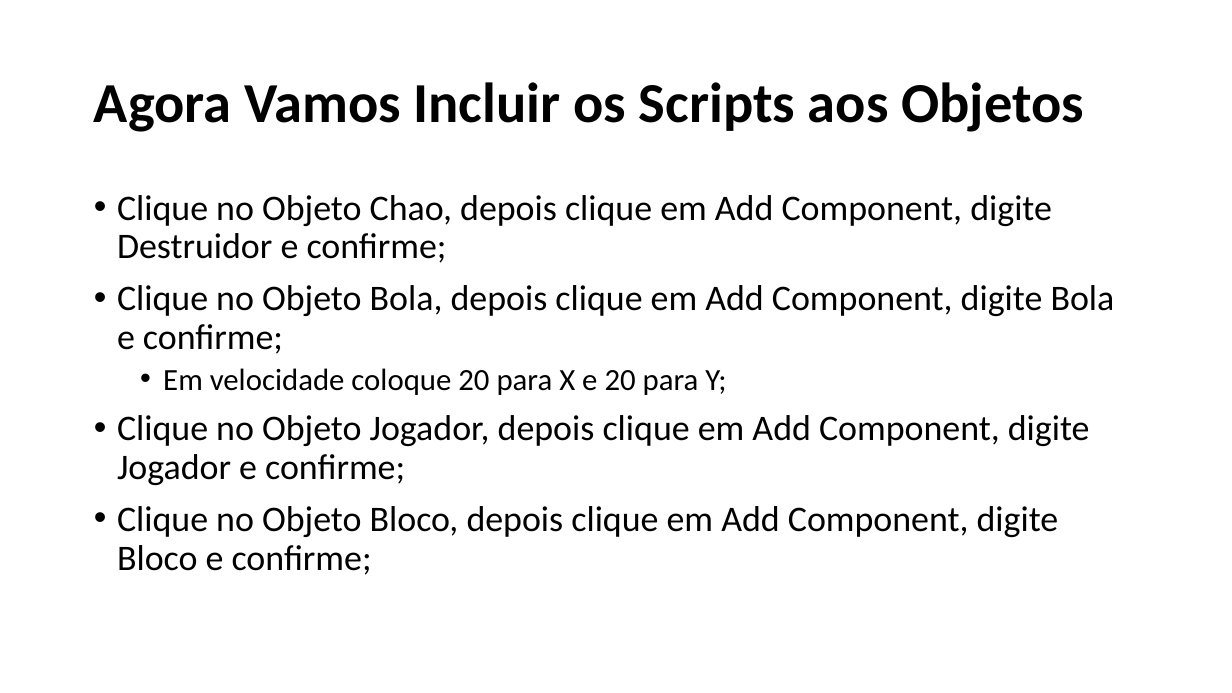
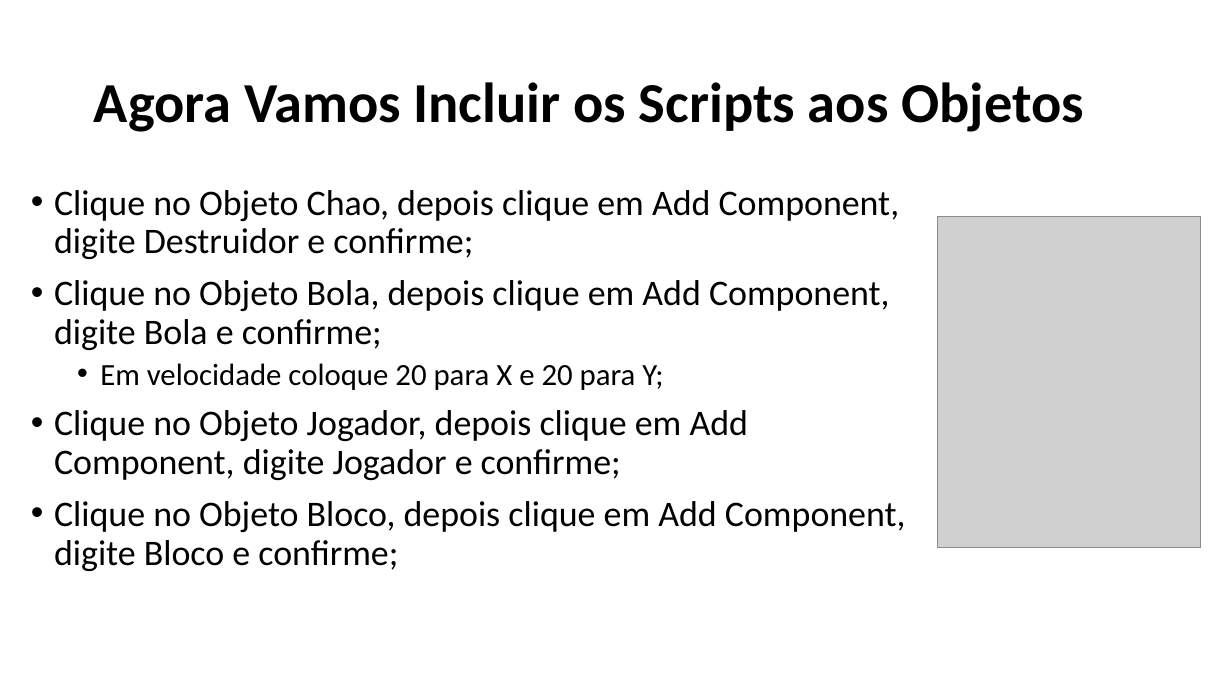
Before and after one commit to fmflavio/page, a slide deck: slide 21 of downloads/Arcanoid Generico.pptx (slide 20 before the commit). Drawn at 1232x693 pixels with LibreOffice and Linux fonts; fonts in the diff are those of the drawing; grey boxes stand for pictures. Boxes give left, top, right and bottom in pixels: in the first picture for what was removed or moved away, otherwise in the second. Text is boxed around its words. In the diff, an @@ line names an element or a change of style, - is before the commit and + after.

```diff
--- a/downloads/Arcanoid Generico.pptx
+++ b/downloads/Arcanoid Generico.pptx
@@ text "Clique no Objeto Chao, depois ..." rewrapped from box(117, 195, 1115, 575) to box(54, 190, 906, 571) @@
@@ picture added at box(938, 216, 1201, 547) @@
```
Also in this commit, not shown: 9 other slides changed, 1 slide added, 2 other files.
